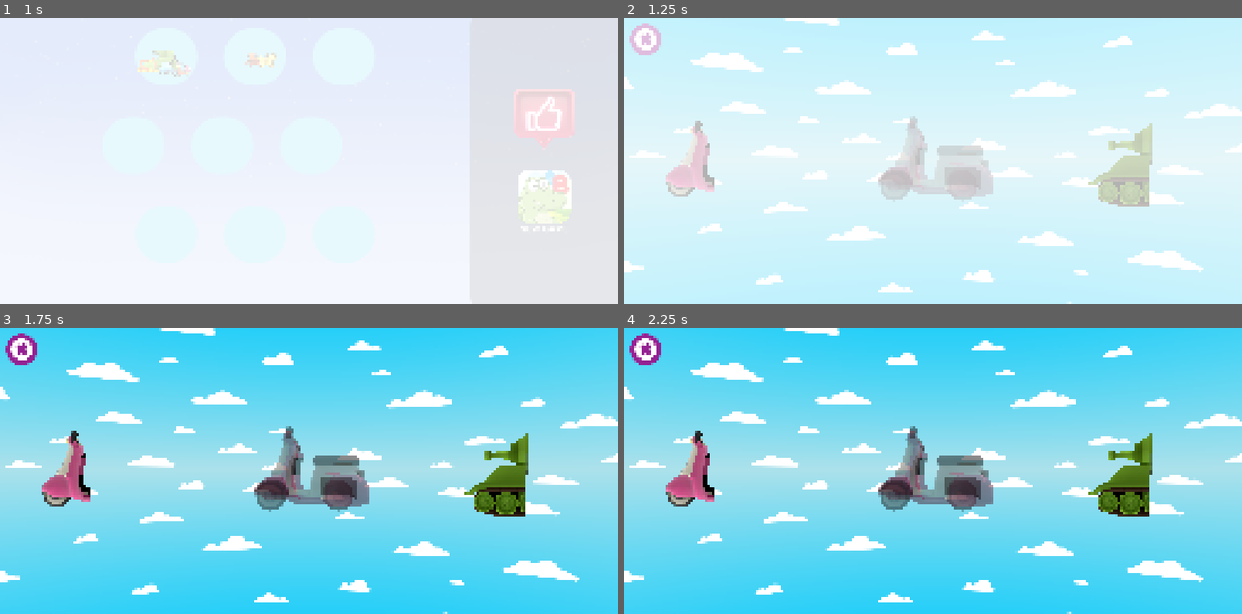
Above: before the commit, frames 1-4 (two rows, left to right).
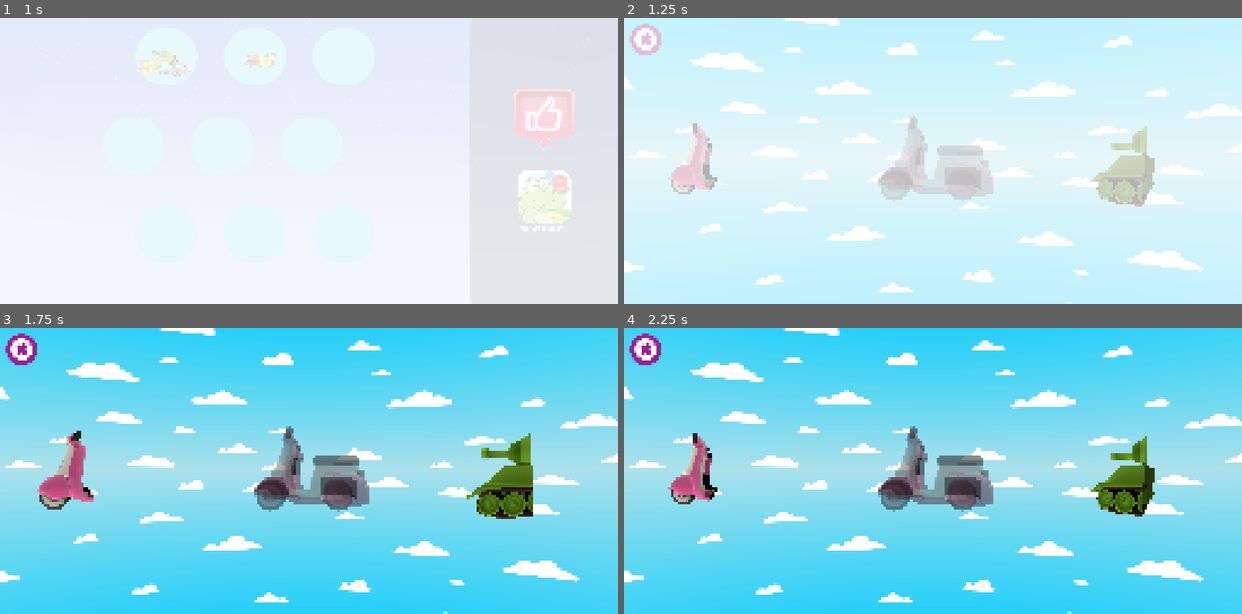
Above: after the commit, the same moments.

Repository: igna4hos/PuzzleGameGodot
Game: Godot game, scene res://scenes/ui/start_menu/start_menu.tscn
The game is run twice, just before and just after one commit, with the same random seed, the same clock (stepped at 60 frames per second) and the same inputs.
Inputs (mouse positions are in pixels of both pictures, inside the frame that each line leads up to):
- Up to frame 1 (1 s): click (179, 72) at 0.5 s
- Up to frame 2 (1.25 s): no input
- Up to frame 3 (1.75 s): move the mouse to (444, 456) at 1.27 s; click (444, 456) at 1.42 s
- Up to frame 4 (2.25 s): drag from (809, 485) to (902, 528) at 2.02 s

Frame 1 is identical in both runs. In frame 2, 0.8% of the frame differs, in the area x 6-86%, y 35-66%; in frame 3, 1.4%, in the area x 6-87%, y 35-67%; in frame 4, 1.4%.

Commit message:
implement rotation animation for puzzle parts

Diff:
--- a/scenes/gameplay/MainScene.tscn
+++ b/scenes/gameplay/MainScene.tscn
@@ -1,10 +1,12 @@
-[gd_scene load_steps=6 format=3 uid="uid://bj0n1pg5bfql5"]
+[gd_scene load_steps=8 format=3 uid="uid://bj0n1pg5bfql5"]
 
 [ext_resource type="Script" uid="uid://c7g0ya46yr45f" path="res://scripts/Gameplay/MainSceneController.gd" id="1_ibiss"]
 [ext_resource type="Texture2D" uid="uid://dl11rr6enijul" path="res://assets/sprites/texture2D/Back.2048x2048.png" id="2_611at"]
 [ext_resource type="Script" uid="uid://b21m4w7rihn8b" path="res://scripts/Gameplay/CenterModel.gd" id="2_ibiss"]
 [ext_resource type="Script" uid="uid://7c3ytuvvmgy4" path="res://scripts/Gameplay/MoveSideObject.gd" id="3_c6dvc"]
 [ext_resource type="Texture2D" uid="uid://bryi5e5121se7" path="res://assets/sprites/icons/ExitButtonIcons.png" id="3_k24pf"]
+[ext_resource type="AnimationLibrary" uid="uid://c0as0onbyox7f" path="res://assets/animations/EasyRotationAnimation.res" id="4_anim"]
+[ext_resource type="Script" uid="uid://c26enp1pscogu" path="res://scripts/Gameplay/DetailConnectorController.gd" id="5_ctrl"]
 
 [node name="MainScene" type="Node2D"]
 script = ExtResource("1_ibiss")
@@ -42,6 +44,12 @@
 
 [node name="LeftElement" type="Node3D" parent="LeftElementPart/SubViewportContainer/SubViewport"]
 transform = Transform3D(1, 0, 0, 0, 1, 0, 0, 0, 1, 5, 0, 0)
+script = ExtResource("5_ctrl")
+
+[node name="EasyRotationAnimation" type="AnimationPlayer" parent="LeftElementPart/SubViewportContainer/SubViewport/LeftElement"]
+libraries = {
+&"EasyRotationAnimation": ExtResource("4_anim")
+}
 
 [node name="Camera3D" type="Camera3D" parent="LeftElementPart/SubViewportContainer/SubViewport"]
 transform = Transform3D(-1, 8.74228e-08, 3.82137e-15, 0, -4.37114e-08, 1, 8.74228e-08, 1, 4.37114e-08, 5, 1.2, 0)
@@ -86,6 +94,12 @@
 
 [node name="RightElement" type="Node3D" parent="RightElementPart/SubViewportContainer/SubViewport"]
 transform = Transform3D(1, 0, 0, 0, 1, 0, 0, 0, 1, -5, 0, 0)
+script = ExtResource("5_ctrl")
+
+[node name="EasyRotationAnimation" type="AnimationPlayer" parent="RightElementPart/SubViewportContainer/SubViewport/RightElement"]
+libraries = {
+&"EasyRotationAnimation": ExtResource("4_anim")
+}
 
 [node name="DirectionalLight3D" type="DirectionalLight3D" parent="RightElementPart/SubViewportContainer/SubViewport"]
 transform = Transform3D(1, 0, 0, 0, -4.37114e-08, 1, 0, -1, -4.37114e-08, -5, 1.2, 0)
--- a/scenes/ui/start_menu/level_tile_button_3d.tscn
+++ b/scenes/ui/start_menu/level_tile_button_3d.tscn
@@ -29,7 +29,7 @@
 [node name="SubViewport" type="SubViewport" parent="Aspect/SubViewportContainer"]
 transparent_bg = true
 handle_input_locally = false
-size = Vector2i(200, 200)
+size = Vector2i(2, 2)
 render_target_update_mode = 4
 
 [node name="World" type="Node3D" parent="Aspect/SubViewportContainer/SubViewport"]
--- a/scripts/Gameplay/MainSceneController.gd
+++ b/scripts/Gameplay/MainSceneController.gd
@@ -33,9 +33,11 @@
 
 func load_side_parts() -> void:
 	for c in left_root.get_children():
-		c.queue_free()
+		if c.name != "EasyRotationAnimation":
+			c.queue_free()
 	for c in right_root.get_children():
-		c.queue_free()
+		if c.name != "EasyRotationAnimation":
+			c.queue_free()
 
 	var left_data = side_parts[(current_index_side * 2) % side_parts.size()]
 	var right_data = side_parts[(current_index_side * 2 + 1) % side_parts.size()]
--- a/scripts/Gameplay/MoveSideObject.gd
+++ b/scripts/Gameplay/MoveSideObject.gd
@@ -4,9 +4,18 @@
 var dragging := false
 var start_position: Vector2
 var part_id: int = -1
+@onready var connector_controller: Node = null
 
 func _ready() -> void:
 	start_position = global_position
+	# Найдем контейнер 3D узла (LeftElement/RightElement) и запустим idle-анимацию, если доступна
+	var sv := $SubViewportContainer/SubViewport
+	if sv:
+		connector_controller = sv.get_node_or_null("LeftElement")
+		if connector_controller == null:
+			connector_controller = sv.get_node_or_null("RightElement")
+	if connector_controller and connector_controller.has_method("play_idle_rotation"):
+		connector_controller.play_idle_rotation()
 
 func _process(_delta: float) -> void:
 	var screen_center = get_viewport_rect().size / 2
@@ -18,17 +27,22 @@
 	if main_controller:
 		var result = main_controller.try_attach_part(part_id)
 		if result:
+			# Сбрасываем перетаскивание, иначе нода продолжит следовать за курсором
+			dragging = false
 			_reset_position()
+			_on_drag_end()
 
 func _input(event: InputEvent) -> void:
 	if event is InputEventScreenTouch or event is InputEventMouseButton:
 		if event.pressed:
 			if _is_event_on_object(event.position):
 				dragging = true
+				_on_drag_end()
 		else:
 			if dragging:
 				dragging = false
 				_reset_position()
+				_on_drag_end()
 
 	if (event is InputEventScreenDrag or event is InputEventMouseMotion) and dragging:
 		global_position = event.position
@@ -43,3 +57,7 @@
 	var size := Vector2(300, 300)
 	var rect := Rect2(-size * 0.5, size)
 	return rect.has_point(to_local(point))
+
+func _on_drag_end() -> void:
+	if connector_controller and connector_controller.has_method("on_drag_end"):
+		connector_controller.on_drag_end()
--- a/scripts/start_menu/start_menu.gd
+++ b/scripts/start_menu/start_menu.gd
@@ -33,7 +33,6 @@
 	if all_games_label:
 		all_games_label.text = Localization.get_new_game_text()
 
-	call_deferred("_setup_adaptive_layout")
 	call_deferred("_apply_button_sizes")
 	call_deferred("_connect_tiles")
 	call_deferred("_connect_side_buttons")
